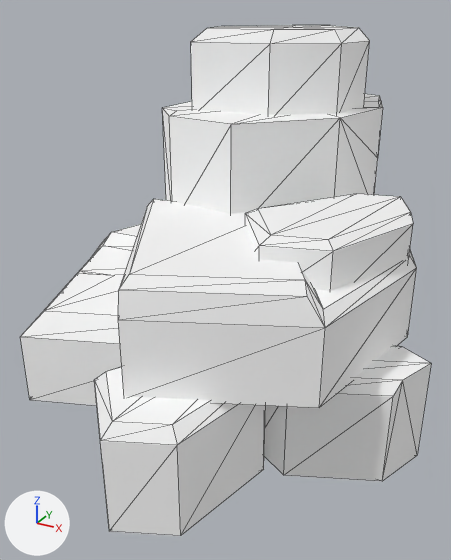
One commit to the glTF model Assets/Models/Environment/Rocks/Rock_Type1_02.glb: the scene before it, then after it.
One viewpoint serves both versions: a 50 mm lens placed at (1.21, -2.65, 1.61), pointed at (-0.05, -0.37, 0.47). The lights are fixed; the arrows at lower left show +X, +Y and +Z. Mesh edges are drawn as thin lines. Where no turn or scale is listed for an object, it has been applied to the vertices.

The first picture shows 'Rock Type1 02 mesh'.
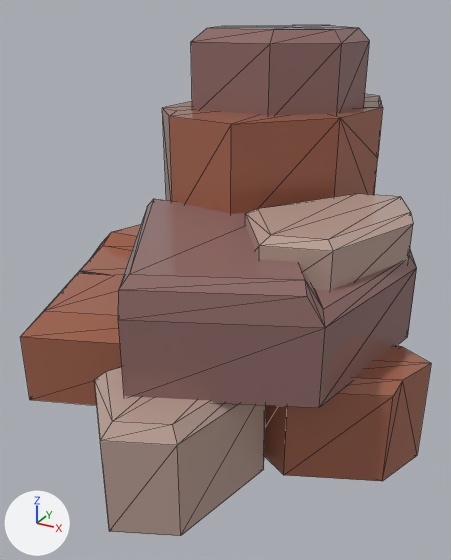
The change in detail:
Picture 'Colorsheet Rock orange' (img_colorsheet_rock_orange) is new.
In material 'color2' (mat_color2), base_color is no longer (1.0, 1.0, 1.0), white #ffffff.
In material 'color2' (mat_color2), metallic goes from 1.0 to 0.0.
In material 'color2' (mat_color2), texture is now set to img_colorsheet_rock_orange.
In material 'color2' (mat_color2), roughness goes from 1.0 to 0.0.

Location of each change, [x1, y1, x2, y2] in pixels of the pictures (451 x 560 px):
'Rock Type1 02 mesh', surface changed (white to brown)
    both: [20, 25, 431, 536]
